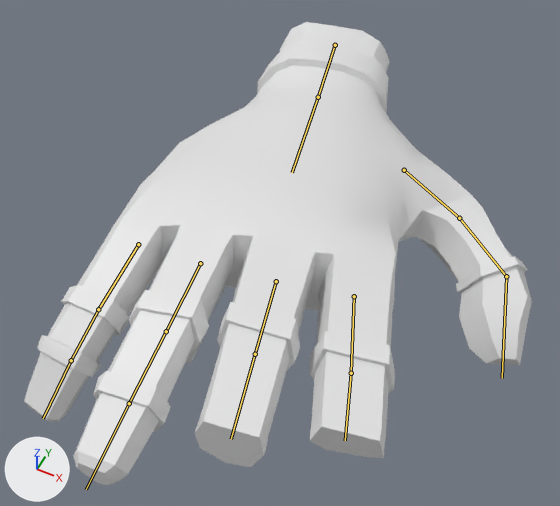
An edit to the Blender file Content/Assets/Jayanam hands.blend, drawn before and after from the same camera.
Both versions are drawn from a 50 mm camera at (-0.053, -0.417, 0.745) aimed at (-0.323, 0.123, 0.071). The lights are fixed; the arrows at lower left show +X, +Y and +Z. Both versions are drawn at frame 1 of the action 'Falling'; the numbers are the values there. The bones that bend it are drawn over the model as lines.

The first picture shows 'Hand_Mesh'.
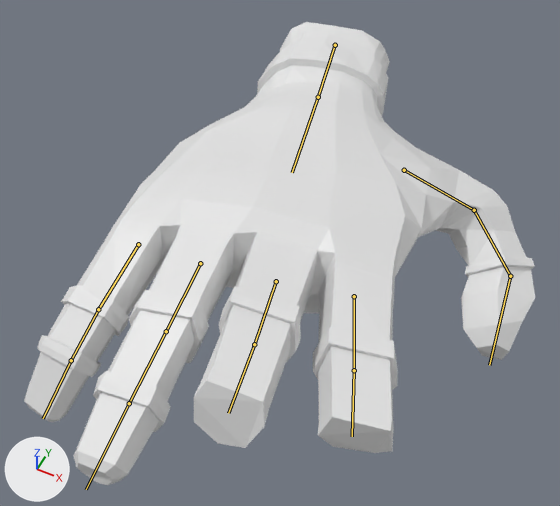
The edits, one by one:
Bone 'index.R' (bone_index_r) turns from (0, 0, 0) to (-3, -2, -1) degrees about its own x, y and z.
Bone 'mid.R' (bone_mid_r) turns from (0, 0, 0) to (-9, -2, 1) degrees about its own x, y and z.
Bone 'thumb.R' (bone_thumb_r) turns from (0, 0, 0) to (-1, -4, -18) degrees about its own x, y and z.
Bone 'thumb1.R' (bone_thumb1_r) turns from (0, 0, 0) to (22, -24, 3) degrees about its own x, y and z.

What differs and where, as boxes (x1, y1, x2, y2) in the pictures (560 x 506 px):
'Hand_Mesh', posed
    before: (24, 22, 532, 485)
    after: (24, 22, 535, 485)
bone 'index.R', root to tip
    before: (354, 296) to (351, 373)
    after: (354, 296) to (354, 370)
bone 'mid.R', root to tip
    before: (276, 281) to (255, 354)
    after: (276, 281) to (254, 344)
bone 'thumb.R', root to tip
    before: (404, 170) to (459, 218)
    after: (404, 170) to (474, 210)
bone 'thumb1.R', root to tip
    before: (459, 218) to (506, 276)
    after: (474, 210) to (510, 276)
